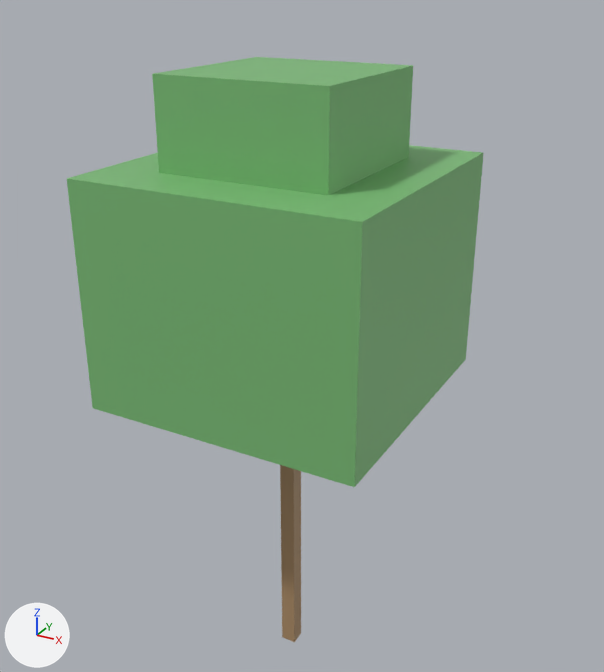
What one commit did to the glTF model data/islands/disksaver/glb/Prop_DS_Tree_33.glb.
The view is the same before and after, from a 50 mm lens placed at (6.99, -12.24, 13.28), pointed at (0.03, 0.41, 6.95). Arrows for +X, +Y and +Z are at lower left; the lights stay in place. The picture after the commit comes second. Vertices at exactly the same position are counted once.

Before the edit, the objects in view are built like this:
```python
me_cube_1508 = bpy.data.meshes.new('Cube.1508')
me_cube_1508.from_pydata(...)  # a box spanning x -0.15..0.15, y -0.15..0.15, z 0.0..6.15
me_cube_1508.materials.append(mat_ds_bark)  # brown #ad8d67
me_cube_1509 = bpy.data.meshes.new('Cube.1509')
me_cube_1509.from_pydata(...)  # a box spanning x -2.56..2.56, y -2.56..2.56, z 6.15..10.25
me_cube_1509.materials.append(mat_ds_leaf1)  # green #7abb76
me_cube_1510 = bpy.data.meshes.new('Cube.1510')
me_cube_1510.from_pydata(...)  # a box spanning x -1.54..1.54, y -1.54..1.54, z 9.74..11.79
me_cube_1510.materials.append(mat_ds_leaf1)  # green #7abb76
ob_cube = bpy.data.objects.new('Cube', me_cube_1508)
ob_cube.location = (0.0, 0.0, 0.0)
ob_cube_001 = bpy.data.objects.new('Cube.001', me_cube_1509)
ob_cube_001.location = (0.0, 0.0, 0.0)
ob_cube_002 = bpy.data.objects.new('Cube.002', me_cube_1510)
ob_cube_002.location = (0.0, 0.0, 0.0)
```
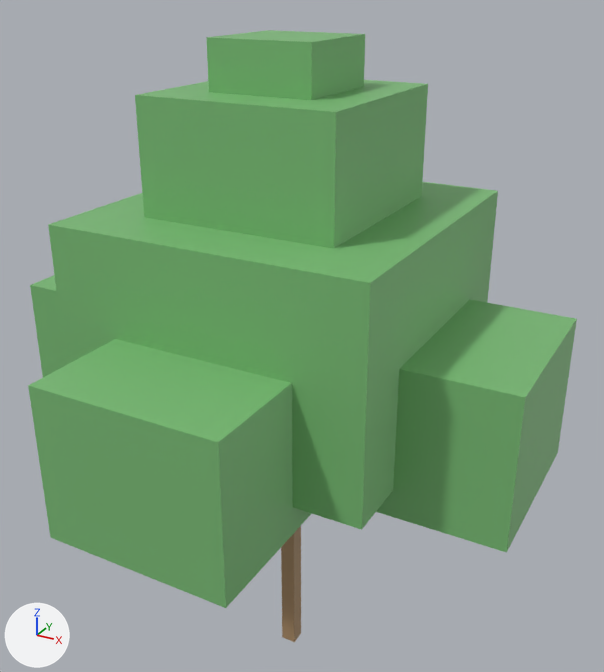
What the commit changed:
me_cube_1509 is used by ob_cube_001; location (0.0, 0.0, 0.0).
me_cube_1509 had 8 vertices, 12 faces and spanned x -2.56..2.56, y -2.56..2.56, z 6.15..10.25.
me_cube_1509 now has 8 vertices, 12 faces and spans x -2.82..2.82, y -2.82..2.82, z 5.64..9.53.
me_cube_1509 part 1: the whole mesh is scaled about its middle by (1.1, 1.1, 0.95), then moved by (0.0, 0.0, -0.61).
me_cube_1510 is used by ob_cube_002; location (0.0, 0.0, 0.0).
me_cube_1510 had 8 vertices, 12 faces and spanned x -1.54..1.54, y -1.54..1.54, z 9.74..11.79.
me_cube_1510 now has 8 vertices, 12 faces and spans x 1.44..4.72, y -1.64..1.64, z 5.12..7.79.
me_cube_1510 part 2: the whole mesh is scaled about its middle by (1.07, 1.07, 1.3), then moved by (3.08, 0.0, -4.3).
Mesh me_cube_1680 is new.
It is a box spanning x -0.92..0.92, y -0.92..0.92, z 11.07..12.3.
It uses material mat_ds_leaf1 (green #7abb76).
Mesh me_cube_1679 is new.
It is a box spanning x -1.74..1.74, y -1.74..1.74, z 9.23..11.48.
It uses material mat_ds_leaf1 (green #7abb76).
Mesh me_cube_1678 is new.
It is a box spanning x -1.64..1.64, y -4.72..-1.44, z 5.12..7.79.
It uses material mat_ds_leaf1 (green #7abb76).
Mesh me_cube_1676 is new.
It is a box spanning x -4.72..-1.44, y -1.64..1.64, z 5.12..7.79.
It uses material mat_ds_leaf1 (green #7abb76).
Object 'Cube.007' (ob_cube_007) is new; it shows me_cube_1680.
Its location is (0.0, 0.0, 0.0).
Object 'Cube.006' (ob_cube_006) is new; it shows me_cube_1679.
Its location is (0.0, 0.0, 0.0).
Object 'Cube.005' (ob_cube_005) is new; it shows me_cube_1678.
Its location is (0.0, 0.0, 0.0).
Object 'Cube.003' (ob_cube_003) is new; it shows me_cube_1676.
Its location is (0.0, 0.0, 0.0).

Pixel boxes [x1, y1, x2, y2] of what changed, in the pictures (604 x 672 px):
'Cube.001', moved, rescaled (8% wider): before [67, 145, 484, 487]; after [48, 182, 498, 530]
'Cube.002', moved, rescaled: before [152, 57, 413, 195]; after [376, 300, 577, 553]
'Cube.005', added (green): after [28, 339, 312, 608]
'Cube.006', added (green): after [135, 80, 428, 248]
'Cube.007', added (green): after [206, 30, 365, 100]
'Cube.003', added (green): after [30, 275, 66, 377]
